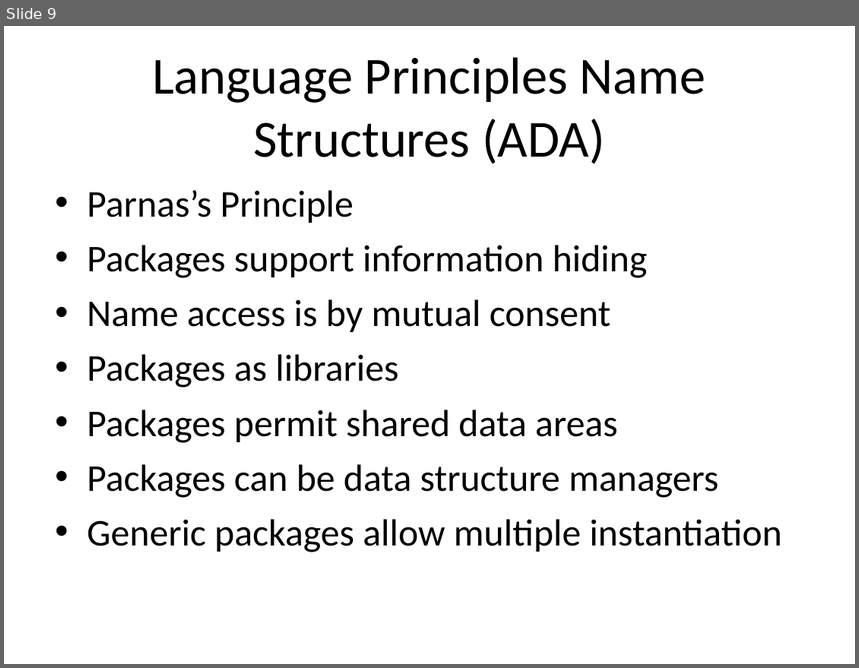
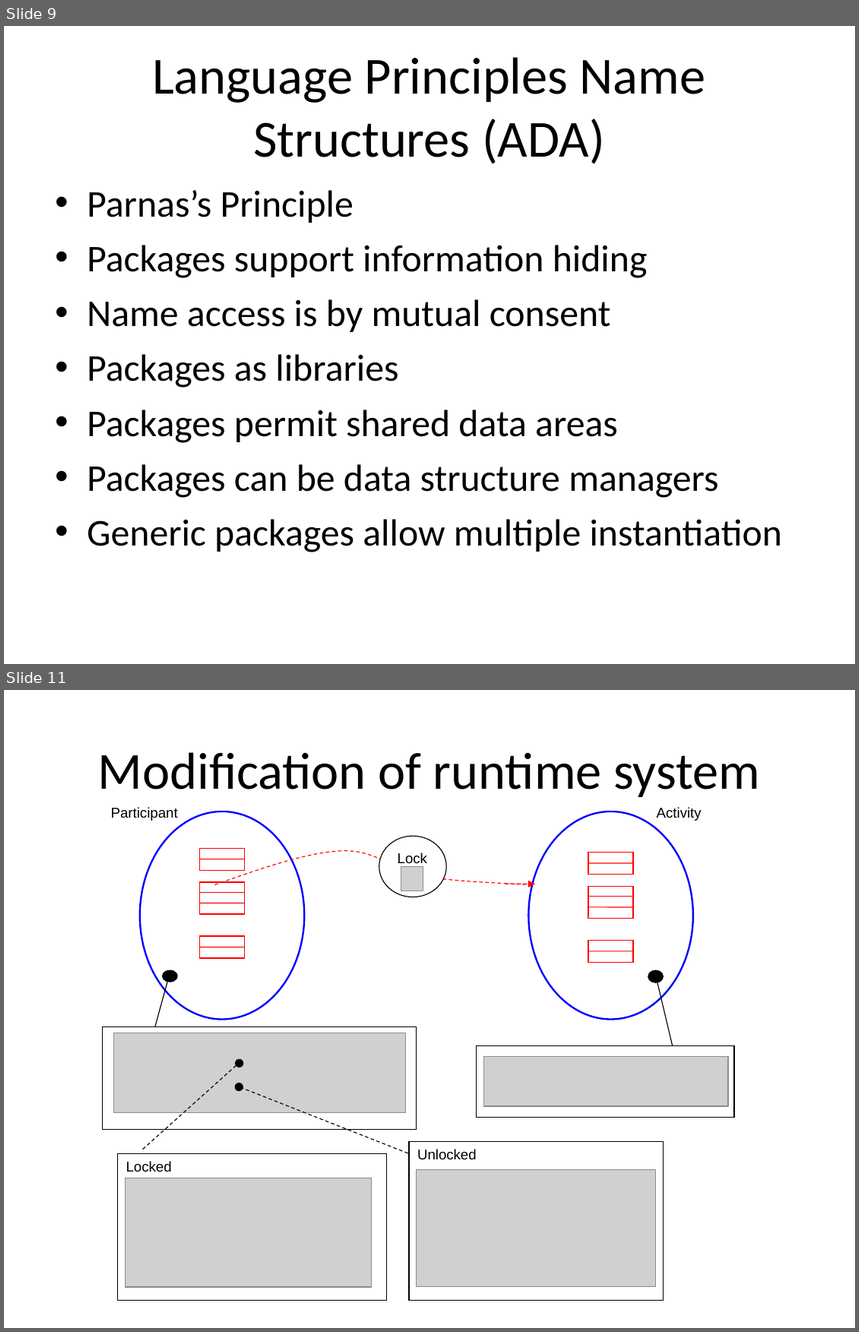
Before and after one commit to isurup/kalle-martin-group, a slide deck: SSE2/slides/4 Language.ppt. Shown one above the other, each under a label of ours: slide 9 before the commit, slides 9 and 11 after it; the slides between them are not shown. The pictures are 859x668 and 859x1332 pixels, drawn with LibreOffice and Linux fonts; fonts in the diff are those of the drawing; grey boxes stand for pictures. Boxes give left, top, right and bottom in pixels: in the first picture for what was removed or moved away, otherwise in the second. Text is boxed around its words. In the diff, an @@ line names an element or a change of style, - is before the commit and + after.

```diff
--- a/SSE2/slides/4 Language.ppt
+++ b/SSE2/slides/4 Language.ppt
@@ slide 11 added at box(4, 690, 855, 1328), background #FFFFFF @@
@@ title added at box(98, 752, 760, 797), 44 pt, text #000000 @@
+Modification of runtime system
@@ group added at box(103, 807, 734, 1301): 12 rectangles, 12 lines, 7 ellipses, 5 pictures, 2 texts, 1 freeform shape, 1 arrow @@
+Activity
+Participant
+Lock
+Locked
+Unlocked
```
Also in this commit, not shown: 3 other slides added, 1 slide removed.
